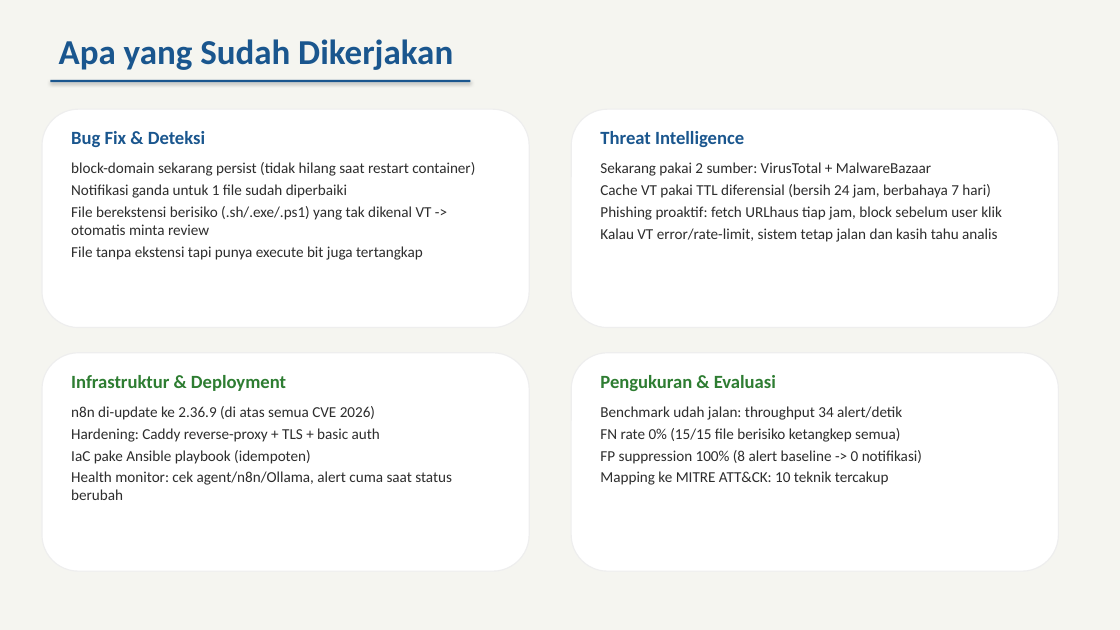
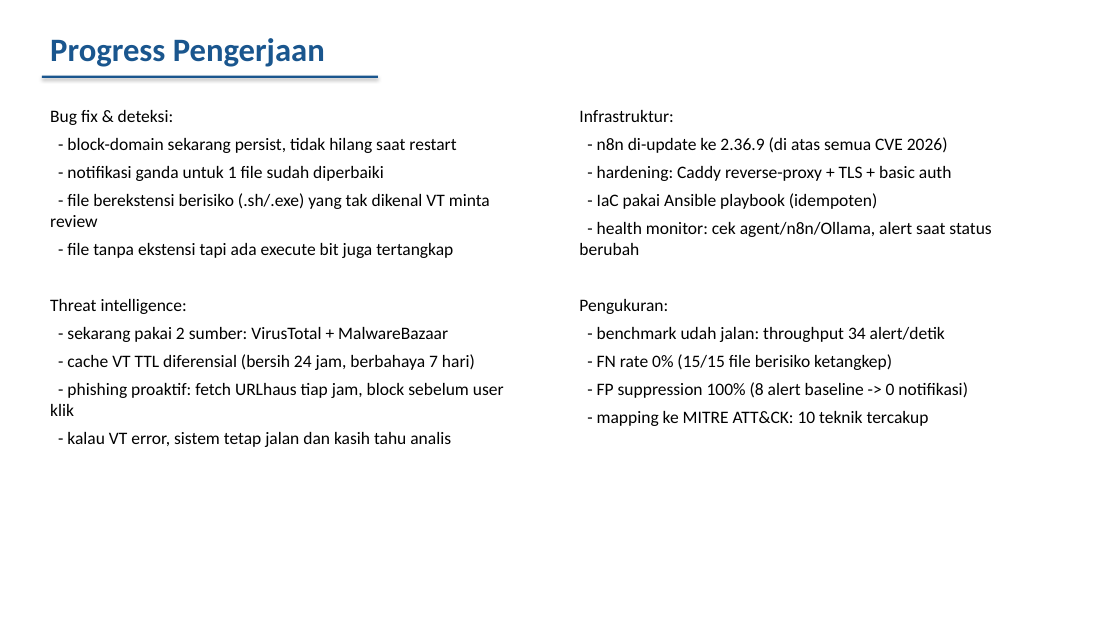
Before and after one commit to ravi-arnan/soar-project, a slide deck: slide 2 of docs/BIMBINGAN-TA-SOAR.pptx. Drawn at 1120x630 pixels with LibreOffice and Linux fonts; fonts in the diff are those of the drawing. Boxes give left, top, right and bottom in pixels: in the first picture for what was removed or moved away, otherwise in the second. Text is boxed around its words. In the diff, an @@ line names an element or a change of style, - is before the commit and + after.

Commit message:
docs: PPT bimbingan v3 — desain sederhana seperti PPT mahasiswa
- Background putih polos (bukan gradient/dark)
- Kotak flow pakai RECTANGLE biasa (bukan rounded neon)
- Tabel standar (bukan card styling)
- Bullet point biasa dengan indentasi
- Warna: hitam + biru tua saja
- Tidak ada emoji, gradient, atau shadow
- Lebih banyak teks, kurang visual berlebihan

```diff
--- a/docs/BIMBINGAN-TA-SOAR.pptx
+++ b/docs/BIMBINGAN-TA-SOAR.pptx
@@ background #F5F5F0 to #FFFFFF @@
@@ text at [50, 38, 325, 67]: text changed; size 30 to 28 pt @@
-Apa yang Sudah Dikerjakan
+Progress Pengerjaan
@@ rectangle: place and size @@
-rectangle at [50, 80, 471, 82]
+rectangle at [42, 76, 378, 78]
@@ rounded rectangle removed at [42, 109, 529, 328] @@
@@ text at [50, 110, 504, 447]: text changed; size 13 to 15 pt; text colour #2D2D2D to #000000 @@
-Bug Fix & Deteksi
-block-domain sekarang persist (tidak hilang saat restart container)
-Notifikasi ganda untuk 1 file sudah diperbaiki
-File berekstensi berisiko (.sh/.exe/.ps1) yang tak dikenal VT -> otomatis minta review
-File tanpa ekstensi tapi punya execute bit juga tertangkap
+Bug fix & deteksi:
+- block-domain sekarang persist, tidak hilang saat restart
+- notifikasi ganda untuk 1 file sudah diperbaiki
+- file berekstensi berisiko (.sh/.exe) yang tak dikenal VT minta review
+- file tanpa ekstensi tapi ada execute bit juga tertangkap
+Threat intelligence:
+- sekarang pakai 2 sumber: VirusTotal + MalwareBazaar
+- cache VT TTL diferensial (bersih 24 jam, berbahaya 7 hari)
+- phishing proaktif: fetch URLhaus tiap jam, block sebelum user klik
+- kalau VT error, sistem tetap jalan dan kasih tahu analis
@@ rounded rectangle removed at [571, 109, 1059, 328] @@
@@ text at [579, 110, 991, 426]: text changed; size 13 to 15 pt; text colour #2D2D2D to #000000 @@
-Pengukuran & Evaluasi
-Benchmark udah jalan: throughput 34 alert/detik
-FN rate 0% (15/15 file berisiko ketangkep semua)
-FP suppression 100% (8 alert baseline -> 0 notifikasi)
-Mapping ke MITRE ATT&CK: 10 teknik tercakup
+Infrastruktur:
+- n8n di-update ke 2.36.9 (di atas semua CVE 2026)
+- hardening: Caddy reverse-proxy + TLS + basic auth
+- IaC pakai Ansible playbook (idempoten)
+- health monitor: cek agent/n8n/Ollama, alert saat status berubah
+Pengukuran:
+- benchmark udah jalan: throughput 34 alert/detik
+- FN rate 0% (15/15 file berisiko ketangkep)
+- FP suppression 100% (8 alert baseline -> 0 notifikasi)
+- mapping ke MITRE ATT&CK: 10 teknik tercakup
@@ text removed at [600, 131, 1002, 242] @@
-Threat Intelligence
-Sekarang pakai 2 sumber: VirusTotal + MalwareBazaar
-Cache VT pakai TTL diferensial (bersih 24 jam, berbahaya 7 hari)
-Phishing proaktif: fetch URLhaus tiap jam, block sebelum user klik
-Kalau VT error/rate-limit, sistem tetap jalan dan kasih tahu analis
@@ rounded rectangle removed at [42, 353, 529, 571] @@
@@ rounded rectangle removed at [571, 353, 1059, 571] @@
@@ text removed at [71, 375, 452, 500] @@
-Infrastruktur & Deployment
-n8n di-update ke 2.36.9 (di atas semua CVE 2026)
-Hardening: Caddy reverse-proxy + TLS + basic auth
-IaC pake Ansible playbook (idempoten)
-Health monitor: cek agent/n8n/Ollama, alert cuma saat status berubah
```
Also in this commit, not shown: 6 other slides changed, 1 other file.
